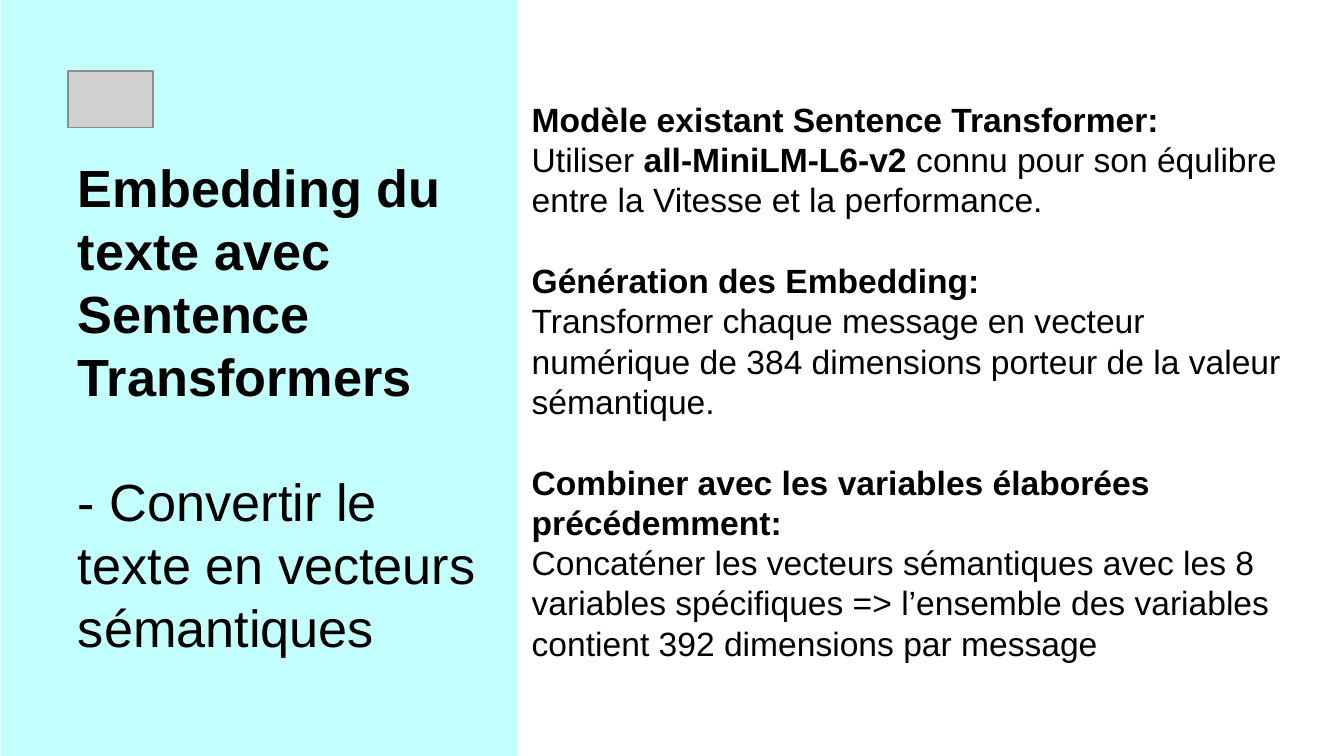
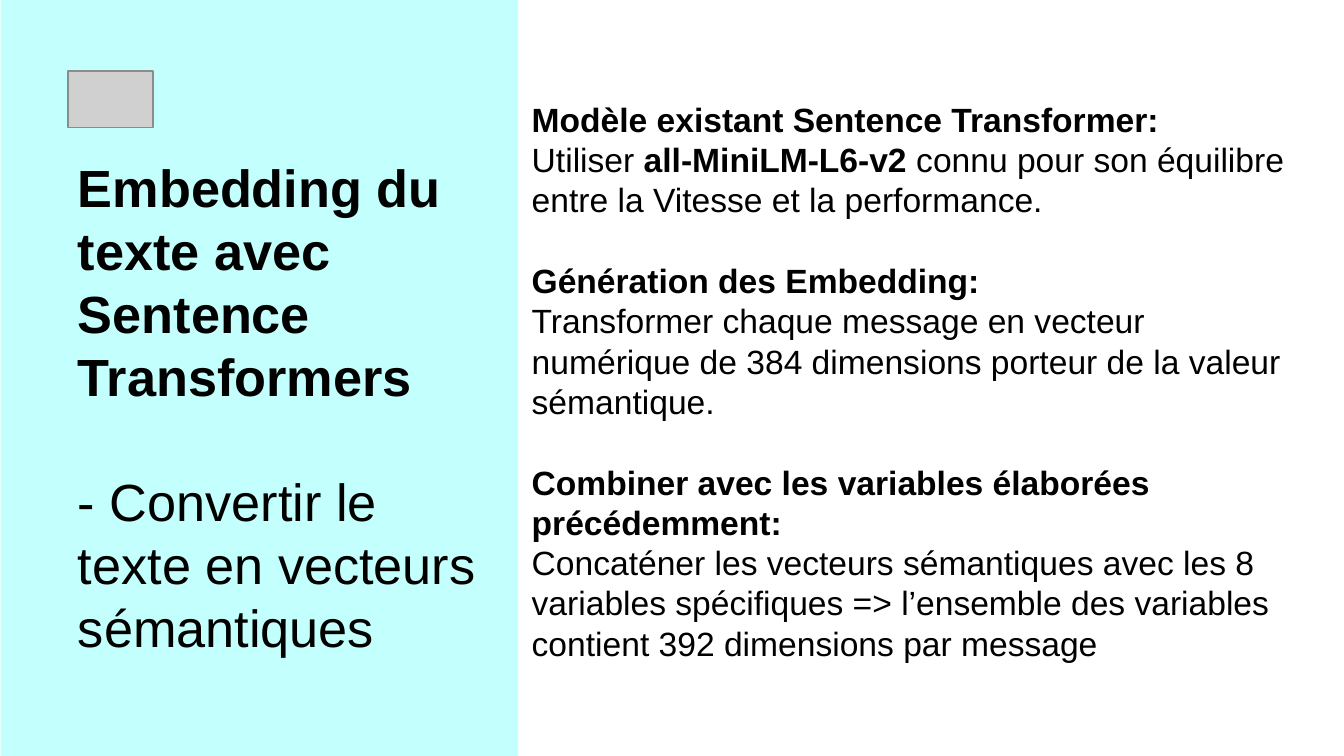
Before and after one commit to AgaHei/Spam-Detector, a slide deck: slide 7 of Project_AT&T_AH.pptx (slide 8 before the commit). Drawn at 1344x756 pixels with LibreOffice and Linux fonts; fonts in the diff are those of the drawing; grey boxes stand for pictures. Boxes give left, top, right and bottom in pixels: in the first picture for what was removed or moved away, otherwise in the second. Text is boxed around its words. In the diff, an @@ line names an element or a change of style, - is before the commit and + after.

```diff
--- a/Project_AT&T_AH.pptx
+++ b/Project_AT&T_AH.pptx
@@ title at [532, 107, 1284, 662]: text changed @@
-Modèle existant Sentence Transformer:
-Utiliser all-MiniLM-L6-v2 connu pour son équlibre entre la Vitesse et la performance.
-Génération des Embedding:
-Transformer chaque message en vecteur numérique de 384 dimensions porteur de la valeur sémantique.
-Combiner avec les variables élaborées précédemment:
-Concaténer les vecteurs sémantiques avec les 8 variables spécifiques => l’ensemble des variables contient 392 dimensions par message
+Modèle existant Sentence Transformer:
+Utiliser all-MiniLM-L6-v2 connu pour son équilibre entre la Vitesse et la performance.
+Génération des Embedding:
+Transformer chaque message en vecteur numérique de 384 dimensions porteur de la valeur sémantique.
+Combiner avec les variables élaborées précédemment:
+Concaténer les vecteurs sémantiques avec les 8 variables spécifiques => l’ensemble des variables contient 392 dimensions par message
```
Also in this commit, not shown: 7 other slides changed, 3 slides removed, 1 other file.
